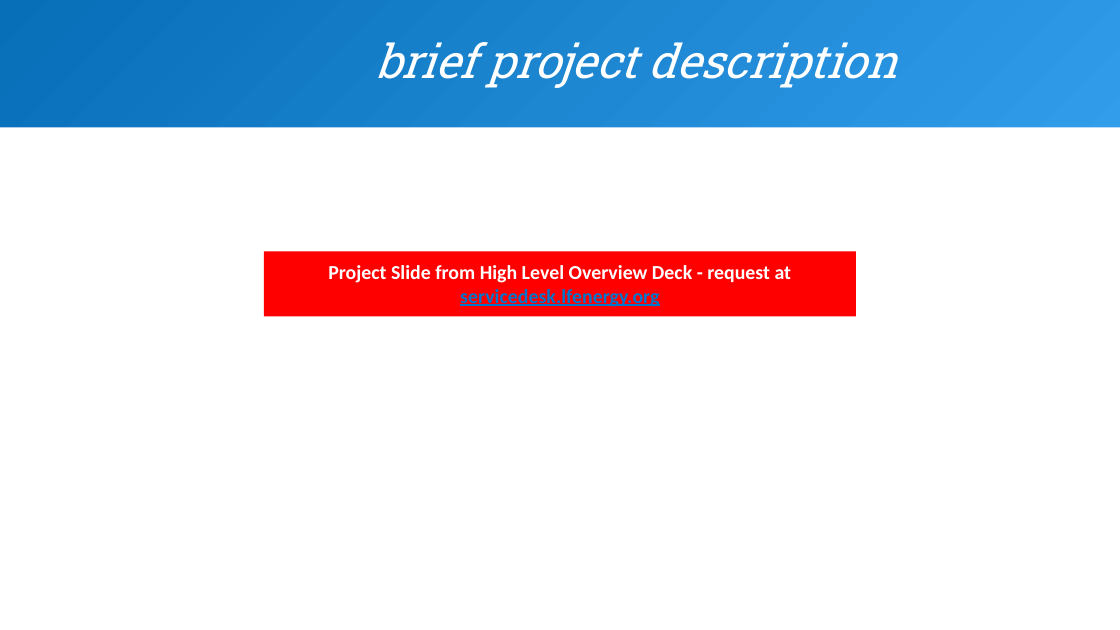
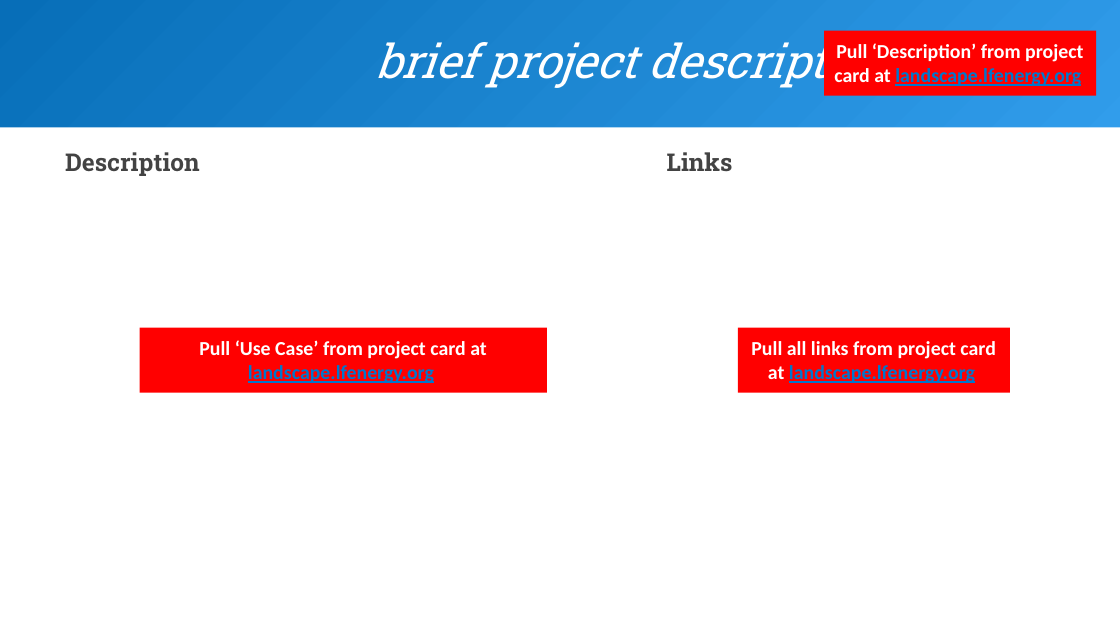
Before and after one commit to lf-energy/tac, a slide deck: slide 3 of process/annual_review_template.pptx. Drawn at 1120x630 pixels with LibreOffice and Linux fonts; fonts in the diff are those of the drawing; background and template pictures are left out. Boxes give left, top, right and bottom in pixels: in the first picture for what was removed or moved away, otherwise in the second. Text is boxed around its words. In the diff, an @@ line names an element or a change of style, - is before the commit and + after.

```diff
--- a/process/annual_review_template.pptx
+++ b/process/annual_review_template.pptx
@@ rectangle added at (x1=824, y1=30, x2=1096, y2=95), fill #FF0000, 17 pt, text #FFFFFF, bold @@
+Pull ‘Description’ from project card at landscape.lfenergy.org
@@ text added at (x1=65, y1=152, x2=200, y2=176), 21 pt, text #434343, bold @@
+Description
@@ text added at (x1=667, y1=152, x2=733, y2=172), 21 pt, text #434343, bold @@
+Links
@@ rectangle removed at (x1=264, y1=251, x2=856, y2=316) @@
-Project Slide from High Level Overview Deck - request at servicedesk.lfenergy.org
@@ rectangle added at (x1=139, y1=328, x2=547, y2=392), fill #FF0000, 17 pt, text #FFFFFF, bold @@
+Pull ‘Use Case’ from project card at landscape.lfenergy.org
@@ rectangle added at (x1=738, y1=328, x2=1010, y2=392), fill #FF0000, 17 pt, text #FFFFFF, bold @@
+Pull all links from project card at landscape.lfenergy.org
```
Also in this commit, not shown: 3 other slides changed, 1 slide removed.
